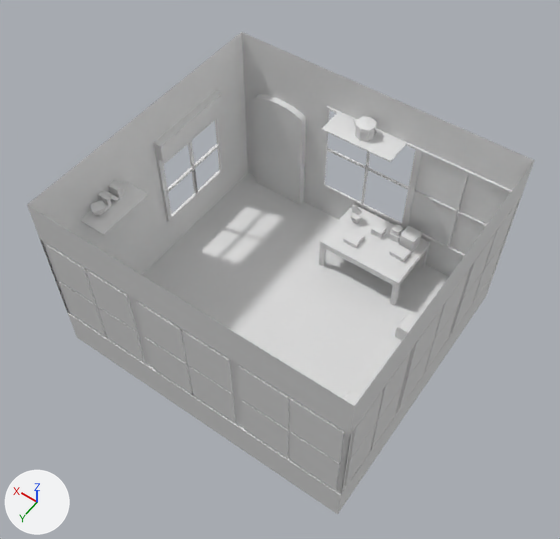
The Blender file Assets/3D/Escenario.blend as it was, and as the next commit left it.
Rendered twice from a camera (50 mm lens) standing at (-44.8, 70.2, 107.5) and looking at (0.1, 7.4, 8.9). The axes (+X, +Y, +Z) are drawn at lower left. The lights are the same throughout.

The older version as bpy lines, for what is in view:
```python
ob_cube_001 = bpy.data.objects.new('Cube.001', me_cube_003)
ob_cube_001.location = (18.7, -18.7, -1.1)
ob_cube_001.scale = (5.45, 0.883, 5.45)
ob_cube_004 = bpy.data.objects.new('Cube.004', me_cube_010)
ob_cube_004.location = (-22.4, 7.1, -4.8)
ob_cube_004.rotation_euler = (0.0, 0.0, 1.571)  # degrees (0, 0, 90)
ob_cube_004.scale = (3.13, 1.85, 1.85)
ob_cube_005 = bpy.data.objects.new('Cube.005', me_cube_008)
ob_cube_005.location = (-6.3, -13.2, -0.4)
ob_cube_005.scale = (8.15, 5.62, 0.628)
ob_cube_006 = bpy.data.objects.new('Cube.006', me_cube_014)
ob_cube_006.location = (0.0, -16.2, 20.0)
ob_cube_006.scale = (6.65, 2.52, 0.104)
ob_cube_007 = bpy.data.objects.new('Cube.007', me_cube_015)
ob_cube_007.location = (24.5, 17.8, 17.4)
ob_cube_007.rotation_euler = (0.0, 0.0, 1.571)  # degrees (0, 0, 90)
ob_cube_007.scale = (5.14, 2.52, 0.104)
ob_cylinder_002 = bpy.data.objects.new('Cylinder.002', me_cylinder_004)
ob_cylinder_002.location = (0.0, -16.6, 21.1)
ob_cylinder_002.scale = (1.41, 1.41, 1.41)
ob_escenario = bpy.data.objects.new('Escenario', me_cube_001)
ob_escenario.location = (0.0, 0.0, 0.0)
ob_libro = bpy.data.objects.new('Libro', me_cube_016)
ob_libro.location = (26.0, 15.2, 18.5)
ob_libro.rotation_euler = (0.0, 0.0, 1.571)  # degrees (0, 0, 90)
ob_libro.scale = (0.328, 1.0, 1.0)
ob_libro_001 = bpy.data.objects.new('Libro.001', me_cube_017)
ob_libro_001.location = (26.0, 15.9, 18.5)
ob_libro_001.rotation_euler = (0.0, 0.0, 1.571)  # degrees (0, 0, 90)
ob_libro_001.scale = (0.328, 1.0, 1.0)
```
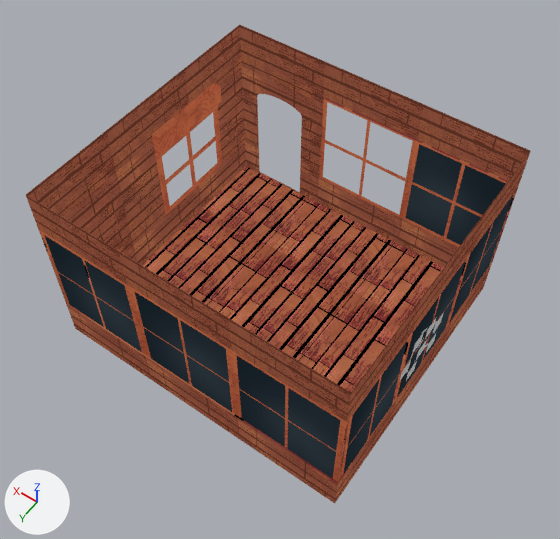
The change in detail:
Picture 'cristal_ventana.png' (img_cristal_ventana_png) is new.
Picture 'pared.png' (img_pared_png) is new.
Picture 'madera_ventana.png' (img_madera_ventana_png) is new.
Picture 'suelo.png' (img_suelo_png) is new.
Material 'Material.004' (mat_material_004) is new.
Its texture is img_cristal_ventana_png.
Material 'Material.003' (mat_material_003) is new.
Its texture is img_pared_png.
Material 'Material.005' (mat_material_005) is new.
Its texture is img_madera_ventana_png.
Material 'Material' (mat_material) is new.
Its texture is img_suelo_png.
me_cube_001 is used by ob_escenario; location (0.0, 0.0, 0.0).
me_cube_001 had 617 vertices, 581 faces and spanned x -26.9..27.1, y -19.1..30.5, z -6.5..27.4.
me_cube_001 now has 634 vertices, 581 faces and spans x -26.9..27.1, y -19.1..30.5, z -6.5..27.4.
Part 1, on me_cube_001:
2 vertices are removed from x 18.1, y -19.1, z 0.9..10.5.
8 faces are deleted.
19 vertices are added at x 13.7..23.7, y -19.1, z -6.1..15.2.
6 new faces join them, mat_material_003 (picture img_pared_png).
2 new faces join them, mat_material_005 (picture img_madera_ventana_png).
me_cube_001 part 2: 203 faces spanning x -26.9..27.1, y -19.1..30.5, z -6.5..20.0 switch from no material to mat_material (picture img_suelo_png).
me_cube_001 part 3: 58 faces spanning x -26.9..27.1, y -19.1..30.5, z -6.5..27.4 switch from no material to mat_material_003 (picture img_pared_png).
me_cube_001 part 4: 28 faces spanning x -26.9..26.1, y -19.1..30.5, z 1.3..19.7 switch from no material to mat_material_004 (picture img_cristal_ventana_png).
me_cube_001 part 5: 282 faces spanning x -26.9..27.1, y -19.1..30.5, z 0.9..20.0 switch from no material to mat_material_005 (picture img_madera_ventana_png).
Object 'Escenario' (ob_escenario) moves from (0.0, 0.0, 0.0) to (1.2, -1.0, 0.5).
Object 'Cube.001' (ob_cube_001) moves from (18.7, -18.7, -1.1) to (19.9, -66.2, -0.6).
Object 'Cube.001' (ob_cube_001) is rescaled from (5.45, 0.883, 5.45) to (4.99, 0.81, 5.27).
Object 'Cube.001' (ob_cube_001) is now hidden.
Object 'Cube.004' (ob_cube_004) is now hidden.
Object 'Cube.006' (ob_cube_006) is now hidden.
Object 'Cylinder.002' (ob_cylinder_002) is now hidden.
Object 'Cube.007' (ob_cube_007) is now hidden.
Object 'Libro' (ob_libro) is now hidden.
Object 'Libro.001' (ob_libro_001) is now hidden.
Object 'Libro.002' (ob_libro_002) is now hidden.
Object 'Libro.003' (ob_libro_003) is now hidden.
Object 'Libro.004' (ob_libro_004) is now hidden.
Object 'Libro.005' (ob_libro_005) is now hidden.
Object 'Cube.008' (ob_cube_008) is now hidden.
Object 'Cube.009' (ob_cube_009) is now hidden.
Object 'Cube.010' (ob_cube_010) is now hidden.
Object 'Cube.011' (ob_cube_011) is now hidden.
Object 'Cube.012' (ob_cube_012) is now hidden.
Object 'Cube.013' (ob_cube_013) is now hidden.
Object 'Jarron.001' (ob_jarron_001) is now hidden.
Object 'Cube.005' (ob_cube_005) is now hidden.

Boxes (x1, y1, x2, y2) around the edits, measured in the pictures (560 x 539 px; the box of a moved part takes in the faces that stretch with it):
'Escenario', reshaped, moved
    before: (27, 32, 534, 514)
    after: (26, 24, 531, 503)
'Cube.001', hidden
    before: (253, 94, 306, 205)
'Cube.005', hidden
    before: (319, 204, 430, 305)
'Cube.006', hidden
    before: (321, 112, 406, 162)
'Cube.007', hidden
    before: (80, 181, 149, 235)
'Cube.004', hidden
    before: (344, 314, 418, 406)
'Cylinder.002', hidden
    before: (353, 116, 378, 141)
'Cube.009', hidden
    before: (399, 226, 422, 252)
'Cube.013', hidden
    before: (343, 229, 364, 248)
'Cube.008', hidden
    before: (389, 244, 411, 262)
'Cube.012', hidden
    before: (371, 222, 387, 239)
'Libro.005', hidden
    before: (90, 200, 107, 215)
'Jarron.001', hidden
    before: (350, 206, 362, 224)
'Libro.001', hidden
    before: (108, 183, 122, 199)
'Libro.003', hidden
    before: (98, 192, 112, 208)
'Cube.011', hidden
    before: (391, 224, 403, 236)
'Cube.010', hidden
    before: (388, 231, 403, 243)
'Libro', hidden
    before: (111, 180, 125, 197)
'Libro.002', hidden
    before: (102, 190, 119, 201)
'Libro.004', hidden
    before: (90, 200, 109, 216)
part 1 of me_cube_001, moved or reshaped
    before: (215, 67, 329, 210)
    after: (213, 60, 327, 203)
part 2 of me_cube_001, recoloured
    before: (40, 106, 520, 495)
    after: (38, 98, 516, 484)
part 3 of me_cube_001, recoloured
    before: (27, 32, 534, 514)
    after: (26, 24, 531, 503)
part 4 of me_cube_001, recoloured
    before: (46, 153, 518, 490)
    after: (44, 144, 514, 479)
part 5 of me_cube_001, recoloured
    before: (43, 91, 517, 493)
    after: (41, 83, 514, 482)
